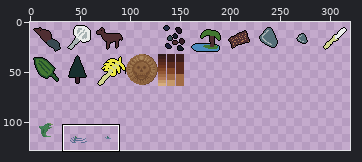
File history of a sprite sheet, tiles/resources.png. Above: a wide view before the commit, with the close-up outlined.
Close-up. The starting point:
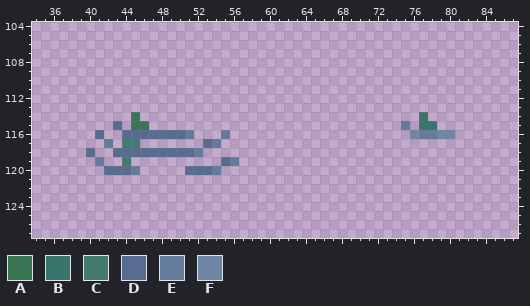
The file is 320x128 pixels. Colours within 5 levels of each other are drawn and written as one. Shown: x 34..87, y 104..127.
Palette (. is transparent): A #3a7555  B #3a756d  C #447b6f  D #586b91  E #637c9b  F #6f87a5
Once edited:
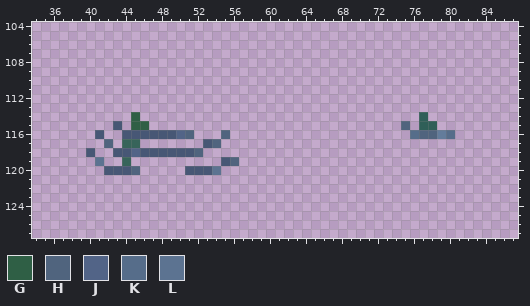
Colours new in this view: G #2f5f45  H #50647e  J #526487  K #566d8a  L #5c7391
The edit:
@@ palette @@
-B #3a756d
+B #2f5f58
-C #447b6f
+C #37645a
-D #586b91
+D #475775
@@ x 34..87 @@
 113 ......................................................
-114 ...........A...............................B..........
-115 .........D.AA............................E.BB.........
-116 .......D..DDDDDDDE...E....................FEEFF.......
-117 ........E.CC.......DE.................................
-118 ......D..DDDDDDDDDE...................................
-119 .......E..C..........DE...............................
-120 ........DDDE.....DDDE.................................
+114 ...........G...............................B..........
+115 .........D.GG............................H.BB.........
+116 .......D..DDDDDDJH...H....................KHHEK.......
+117 ........H.CC.......DH.................................
+118 ......D..DDJDDDDDDH...................................
+119 .......L..C..........DH...............................
+120 ........DDDH.....DDDL.................................
 121 ......................................................
